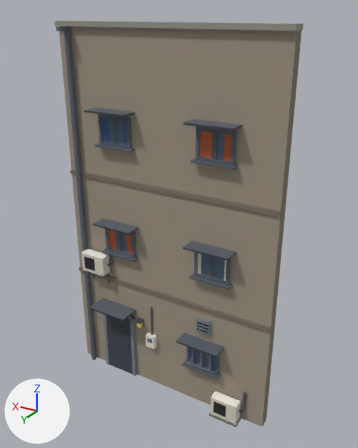
Two versions of the FBX model Assets/Art/Models/Buildings/BackFacade_C.fbx, one commit apart.
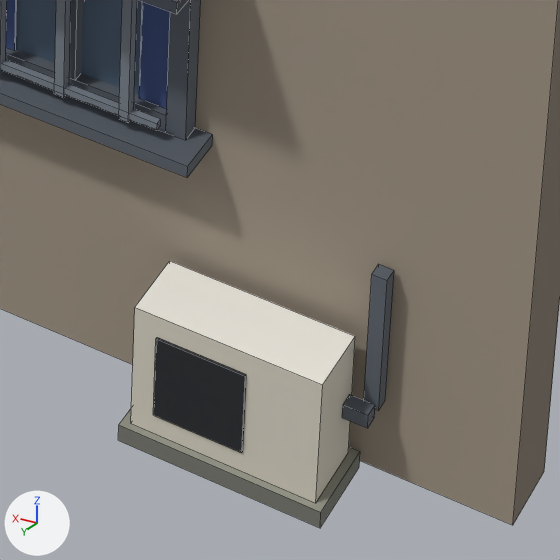
The first picture shows the older version from a 50 mm camera at (-6.25, 9.71, 10.14) aimed at (-0.33, -0.17, 5.2). The close-ups show the older and then the newer version on the part from 54% to 75% of the width and 79% to 96% of the height of that picture. Only the edits that show in the close-ups are written down. The lights are fixed; the arrows at lower left show +X, +Y and +Z. The close-ups show mesh edges as thin lines. Where no turn or scale is listed for an object, it has been applied to the vertices. Vertices at exactly the same position are counted once.

The older version as bpy lines, for what is in view:
```python
me_grilles_007 = bpy.data.meshes.new('Grilles.007')
me_grilles_007.from_pydata(...)  # a box spanning x -0.953..-0.913, y 0.12..0.16, z 1.275..1.925; a box spanning x -1.22..-1.18, y 0.12..0.16, z 1.275..1.925; a box spanning x -1.487..-1.447, y 0.12..0.16, z 1.275..1.925; a box spanning x -1.6..-0.8, y 0.125..0.155, z 1.885..1.915; a box spanning x -1.6..-0.8, y 0.125..0.155, z 1.285..1.315
me_grilles_007.materials.append(mat_km_palettemat)  # picture img_km_palette_png
me_pipes_014 = bpy.data.meshes.new('Pipes.014')
me_pipes_014.from_pydata(...)  # a box spanning x 2.6..2.7, y 0.05..0.16, z 0.0..9.8; a box spanning x 2.6..2.7, y 0.1..0.4, z 9.7..9.8; a box spanning x 0.43..0.47, y 0.01..0.05, z 1.69..2.59; a box spanning x -2.48..-2.38, y 0.09..0.15, z 0.32..0.38; a box spanning x -2.49..-2.43, y 0.02..0.08, z 0.35..0.95; a box spanning x 1.72..1.82, y 0.09..0.15, z 3.57..3.63; a box spanning x 1.71..1.77, y 0.02..0.08, z 3.6..4.2
me_pipes_014.materials.append(mat_km_palettemat)  # picture img_km_palette_png
me_winframe_014 = bpy.data.meshes.new('WinFrame.014')
me_winframe_014.from_pydata(...)  # 200 vertices, 180 faces; spans x -1.95..1.95, y 0.0..0.2, z 1.17..7.78
me_winframe_014.materials.append(mat_km_palettemat)  # picture img_km_palette_png
ob_grilles_007 = bpy.data.objects.new('Grilles.007', me_grilles_007)
ob_grilles_007.location = (0.0, 0.0, 0.0)
ob_pipes_014 = bpy.data.objects.new('Pipes.014', me_pipes_014)
ob_pipes_014.location = (0.0, 0.0, 0.0)
ob_winframe_014 = bpy.data.objects.new('WinFrame.014', me_winframe_014)
ob_winframe_014.location = (0.0, 0.0, 0.0)
# also in view: 'Body.010' at (0.0, -0.15, 4.9); 'AirCon.008' at (0.1, 0.2, 1.98); 'AirConFan.008' at (0.2, 0.35, 1.98); 'AirConBase.006' at (-2.0, 0.2, 0.04); 'LitGlass.005' at (-1.2, 0.03, 1.6)
```
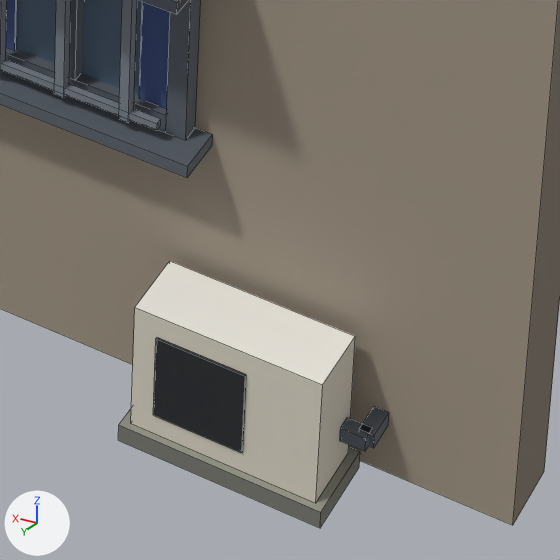
Changed parts and their boxes (x1, y1, x2, y2) in the close-ups (560 x 560 px; the box of a moved part takes in the faces that stretch with it):
```json
{"object": "Pipes.014", "change": "reshaped", "before": [342, 264, 394, 428], "after": [340, 406, 389, 451]}
{"part": 1, "of": "me_pipes_014", "change": "moved or reshaped", "before": [342, 395, 375, 428], "after": [340, 417, 372, 451]}
{"part": 2, "of": "me_pipes_014", "change": "moved or reshaped", "before": [364, 264, 394, 410], "after": [361, 406, 389, 448]}
```

Scene script edits in JSON lines:
```json
{"block": "me_pipes_014", "where": "# used by ob_pipes_014; location = (0.0, 0.0, 0.0)"}
{"op": "remove", "block": "me_pipes_014", "code": "me_pipes_014.from_pydata(...)  # 56 vertices, 42 faces; spans x -2.49..2.7, y 0.01..0.4, z 0.0..9.8"}
{"op": "add", "block": "me_pipes_014", "code": "me_pipes_014.from_pydata(...)  # 56 vertices, 42 faces; spans x -2.5..2.7, y 0.0..0.4, z 0.0..9.8"}
{"block": "me_pipes_014", "change": "me_pipes_014 part 1: the loose piece of 8 vertices spanning x -2.48..-2.38, y 0.09..0.15, z 0.32..0.38 is moved by (0.0, 0.01, -0.1)"}
{"block": "me_pipes_014", "change": "me_pipes_014 part 2: the loose piece of 8 vertices spanning x -2.49..-2.43, y 0.02..0.08, z 0.35..0.95 is scaled about its middle by (1, 2.17, 0.1), then moved by (-0.01, 0.01, -0.4)"}
{"block": "me_pipes_014", "change": "other edits to the shape of me_pipes_014 do not show in these pictures"}
```
